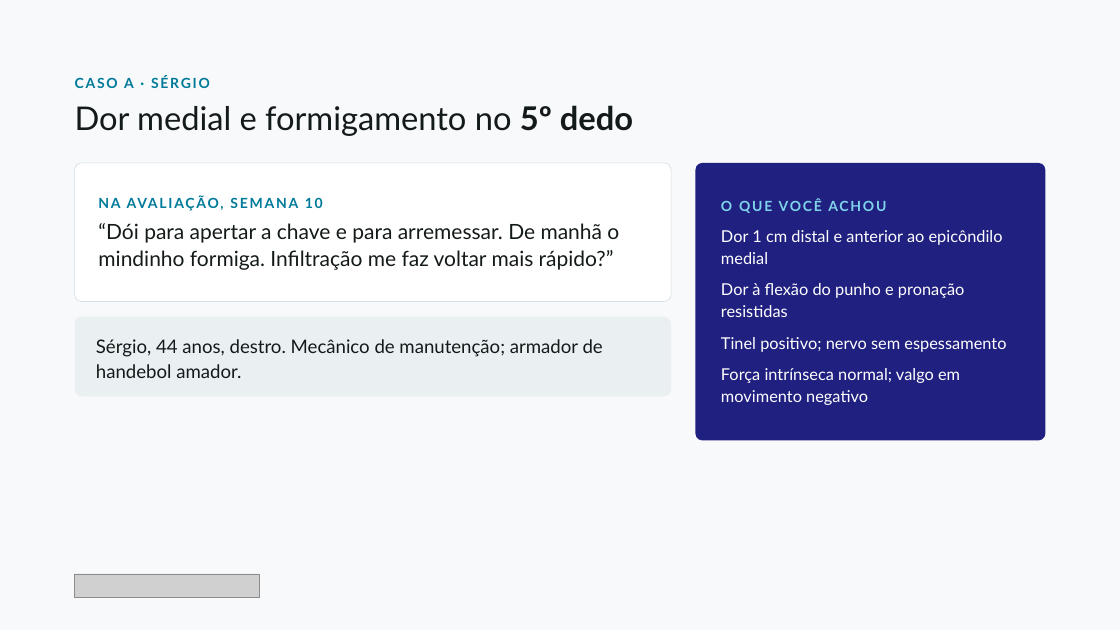
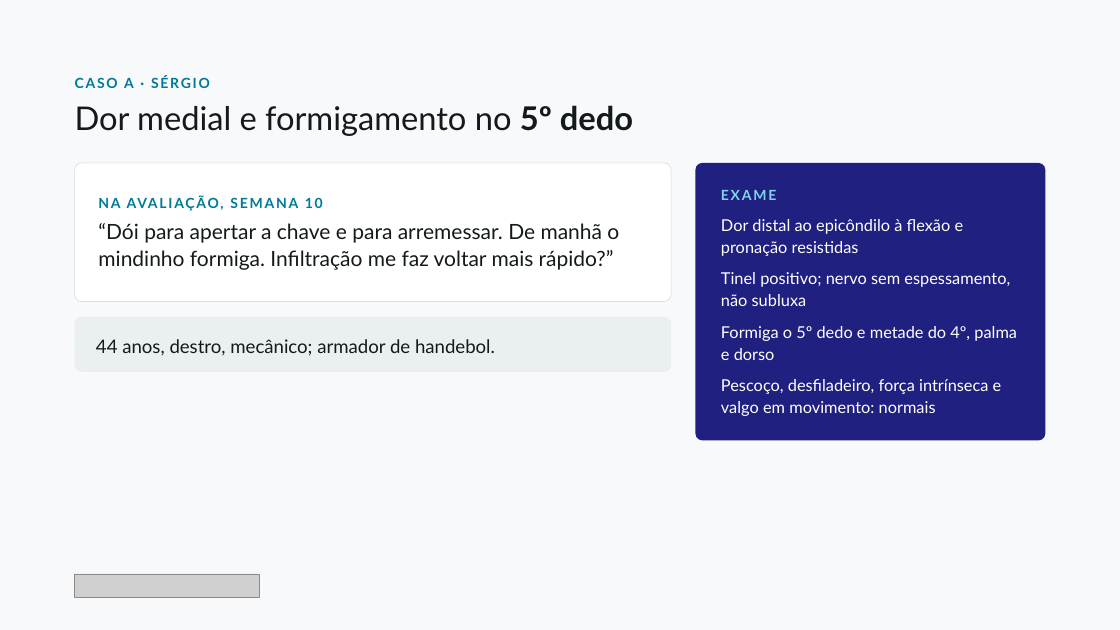
Before and after one commit to dossantosdanieel/illic, a slide deck: slide 5 of aulas/2026-11-cotovelo-medial-e-mao/04_aula/cotovelo-medial-e-mao.pptx. Drawn at 1120x630 pixels with LibreOffice and Linux fonts; fonts in the diff are those of the drawing; grey boxes stand for pictures. Boxes give left, top, right and bottom in pixels: in the first picture for what was removed or moved away, otherwise in the second. Text is boxed around its words. In the diff, an @@ line names an element or a change of style, - is before the commit and + after.

```diff
--- a/aulas/2026-11-cotovelo-medial-e-mao/04_aula/cotovelo-medial-e-mao.pptx
+++ b/aulas/2026-11-cotovelo-medial-e-mao/04_aula/cotovelo-medial-e-mao.pptx
@@ text in rounded rectangle at box(721, 190, 1017, 416): text changed @@
-O QUE VOCÊ ACHOU
-Dor 1 cm distal e anterior ao epicôndilo medial
-Dor à flexão do punho e pronação resistidas
-Tinel positivo; nervo sem espessamento
-Força intrínseca normal; valgo em movimento negativo
+EXAME
+Dor distal ao epicôndilo à flexão e pronação resistidas
+Tinel positivo; nervo sem espessamento, não subluxa
+Formiga o 5º dedo e metade do 4º, palma e dorso
+Pescoço, desfiladeiro, força intrínseca e valgo em movimento: normais
@@ rounded rectangle "44 anos, destro, mecânico; armador ...": place and size @@
-rounded rectangle "44 anos, destro, mecânico; armador ..." at box(75, 317, 671, 397)
+rounded rectangle "44 anos, destro, mecânico; armador ..." at box(75, 317, 671, 372)
@@ rounded rectangle "44 anos, destro, mecânico; armador ..." at box(75, 317, 671, 372): proportions changed @@
@@ text in rounded rectangle at box(96, 339, 495, 356): text changed @@
-Sérgio, 44 anos, destro. Mecânico de manutenção; armador de handebol amador.
+44 anos, destro, mecânico; armador de handebol.
```
Also in this commit, not shown: 20 other slides changed, 1 slide removed, 22 other files.
